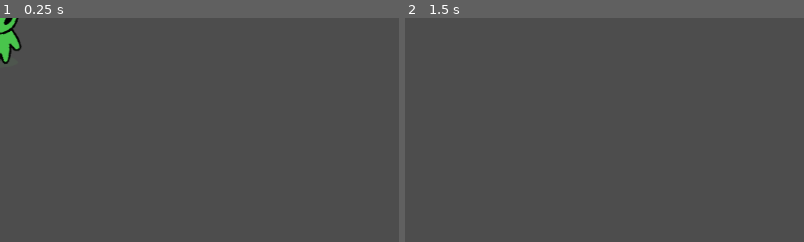
Above: before the commit, frames 1-2 (left to right).
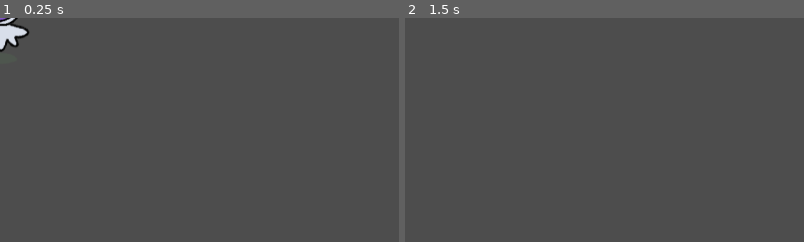
Above: after the commit, the same moments.

Repository: liannie3/wwhataburger
Game: Godot game, scene res://main_game/Player.tscn
Same seed, same stepped clock (60 frames per second), same inputs: the game is played once before the commit and once after it. This scene is started directly instead of the project's main scene.
Inputs:
- Up to frame 1 (0.25 s): no input
- Up to frame 2 (1.5 s): tap Enter at 0.5 s; hold W (p1_up) 0.53-1.28 s; tap I (p2_up) at 0.6, 1.35 s; tap Space at 1.25 s
The pictures show only the part of the screen within x 0-50%, y 0-50%; the shares and areas given below are measured in that part.

The runs differ from the first frame. In frame 1, 0.9% of the frame differs, in the area x 0-8%, y 0-21%; in frame 2, nothing differs.

Commit message:
Add bloober animations

Diff:
--- a/main_game/Player.tscn
+++ b/main_game/Player.tscn
@@ -3,6 +3,8 @@
 [ext_resource type="Script" uid="uid://btyjk4pnj7pyg" path="res://main_game/player.gd" id="1_hqf23"]
 [ext_resource type="Texture2D" uid="uid://dyxoe3gjn71x1" path="res://sprites/player/AlienIdle1.PNG" id="2_r21c5"]
 [ext_resource type="Texture2D" uid="uid://kf71oh523g47" path="res://sprites/player/AlienIdle2.PNG" id="3_o5nb7"]
+[ext_resource type="Texture2D" uid="uid://c7jqeyraqxo6n" path="res://sprites/player/BlooberIdle1.PNG" id="4_ng460"]
+[ext_resource type="Texture2D" uid="uid://cidcnqt7okqk2" path="res://sprites/player/BlooberIdle2.PNG" id="5_8hmdd"]
 
 [sub_resource type="SpriteFrames" id="SpriteFrames_ng460"]
 animations = [{
@@ -27,6 +29,28 @@
 "loop": true,
 "name": &"p1_move",
 "speed": 5.0
+}, {
+"frames": [{
+"duration": 1.0,
+"texture": ExtResource("4_ng460")
+}, {
+"duration": 1.0,
+"texture": ExtResource("5_8hmdd")
+}],
+"loop": true,
+"name": &"p2_idle",
+"speed": 5.0
+}, {
+"frames": [{
+"duration": 1.0,
+"texture": ExtResource("4_ng460")
+}, {
+"duration": 1.0,
+"texture": ExtResource("5_8hmdd")
+}],
+"loop": true,
+"name": &"p2_move",
+"speed": 5.0
 }]
 
 [sub_resource type="RectangleShape2D" id="RectangleShape2D_8hmdd"]
@@ -36,7 +60,7 @@
 
 [node name="AnimatedSprite2D" type="AnimatedSprite2D" parent="." unique_id=1565191249]
 sprite_frames = SubResource("SpriteFrames_ng460")
-animation = &"p1_move"
+animation = &"p2_move"
 
 [node name="CollisionShape2D" type="CollisionShape2D" parent="." unique_id=291617828]
 shape = SubResource("RectangleShape2D_8hmdd")
Binary file added: sprites/player/BlooberIdle1.PNG
Not shown, added: sprites/player/BlooberIdle1.PNG.import
Binary file added: sprites/player/BlooberIdle2.PNG
Not shown, added: sprites/player/BlooberIdle2.PNG.import
